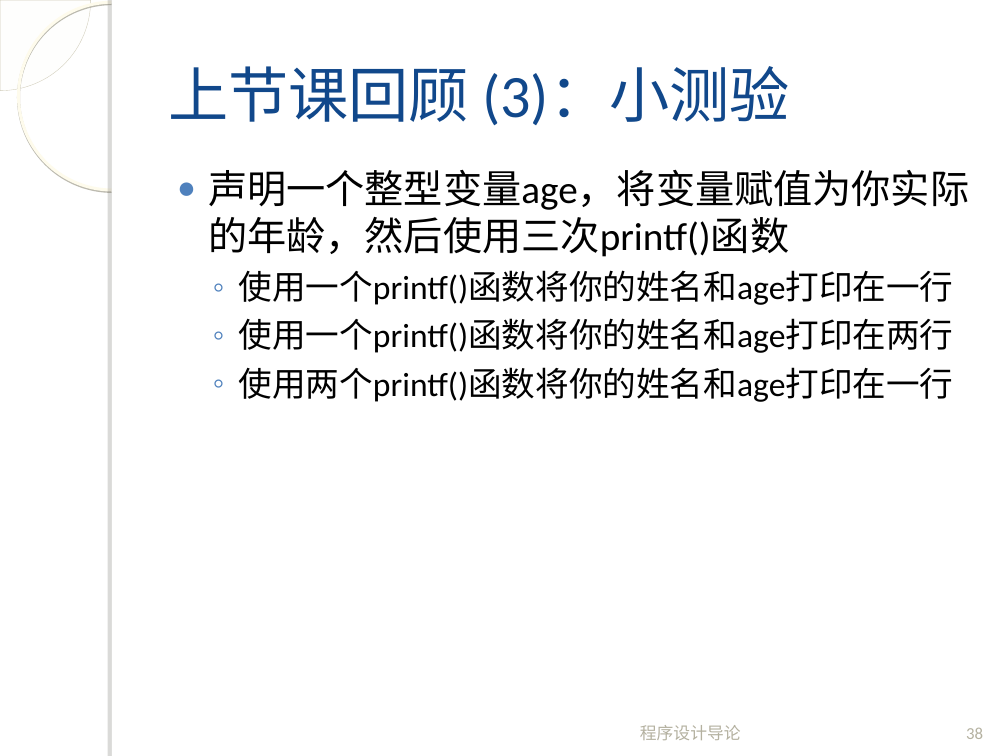
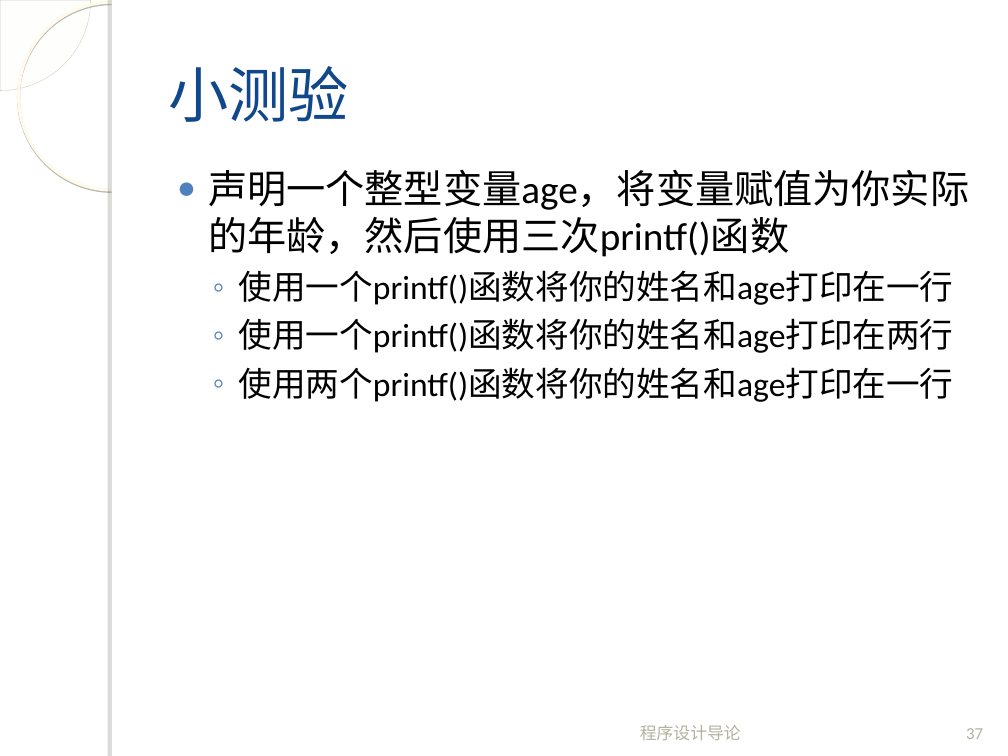
Before and after one commit to fanju1984/introduction-to-programming, a slide deck: slide 37 of introduction-to-programming/slides/2018/03-Data-And-C-1.ppt (slide 38 before the commit). Drawn at 1008x756 pixels with LibreOffice and Linux fonts; fonts in the diff are those of the drawing; background and template pictures are left out. Boxes give left, top, right and bottom in pixels: in the first picture for what was removed or moved away, otherwise in the second. Text is boxed around its words. In the diff, an @@ line names an element or a change of style, - is before the commit and + after.

Commit message:
updated slides

```diff
--- a/introduction-to-programming/slides/2018/03-Data-And-C-1.ppt
+++ b/introduction-to-programming/slides/2018/03-Data-And-C-1.ppt
@@ title at (x1=168, y1=66, x2=348, y2=122): text changed @@
-上节课回顾 (3)：小测验
+小测验
@@ page number at (x1=966, y1=728, x2=983, y2=739): text changed @@
-38
+37
```
Also in this commit, not shown: 1 other slide changed, 10 slides added, 11 slides removed, 1 other file.
